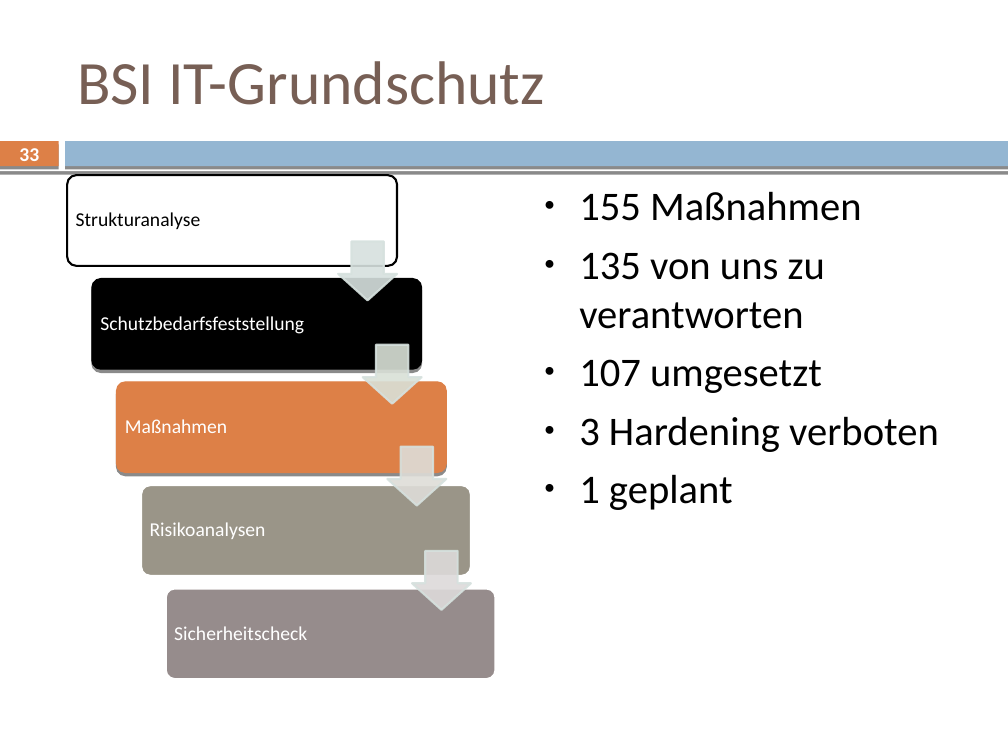
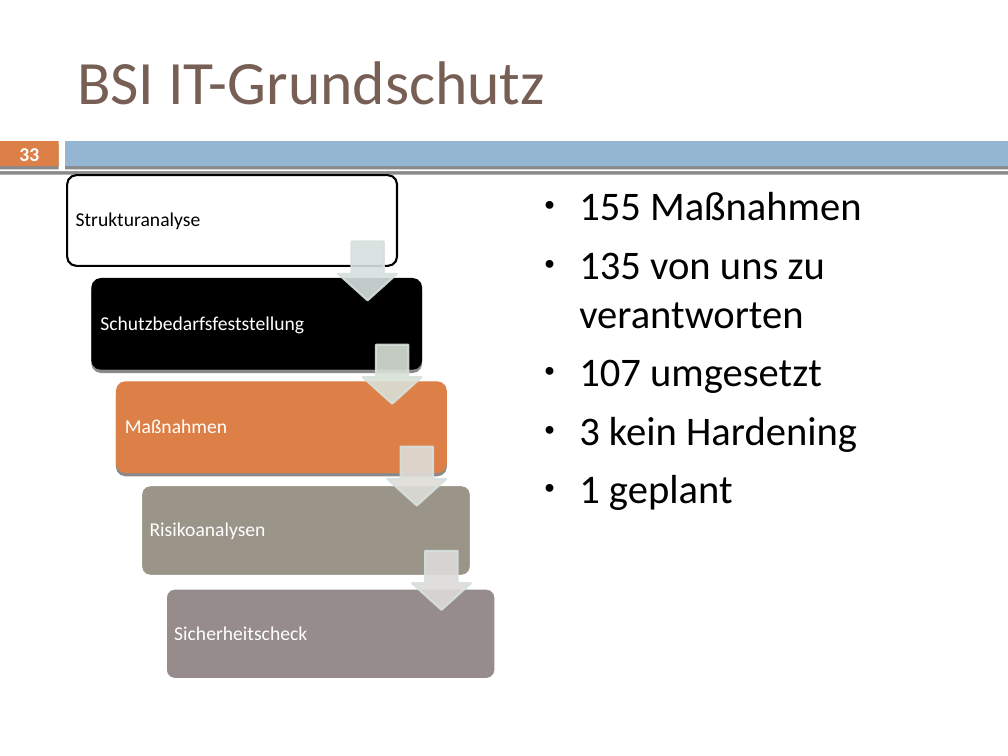
Before and after one commit to mvw/Wilddiebe10, a slide deck: slide 33 of keynote/keynote.odp. Drawn at 1008x756 pixels with LibreOffice and Linux fonts; fonts in the diff are those of the drawing. Boxes give left, top, right and bottom in pixels: in the first picture for what was removed or moved away, otherwise in the second. Text is boxed around its words. In the diff, an @@ line names an element or a change of style, - is before the commit and + after.

```diff
--- a/keynote/keynote.odp
+++ b/keynote/keynote.odp
@@ text at <box>579,416,857,452</box>: text changed @@
-● 3 Hardening verboten
+● 3 kein Hardening
```
Also in this commit, not shown: 4 other slides changed.
